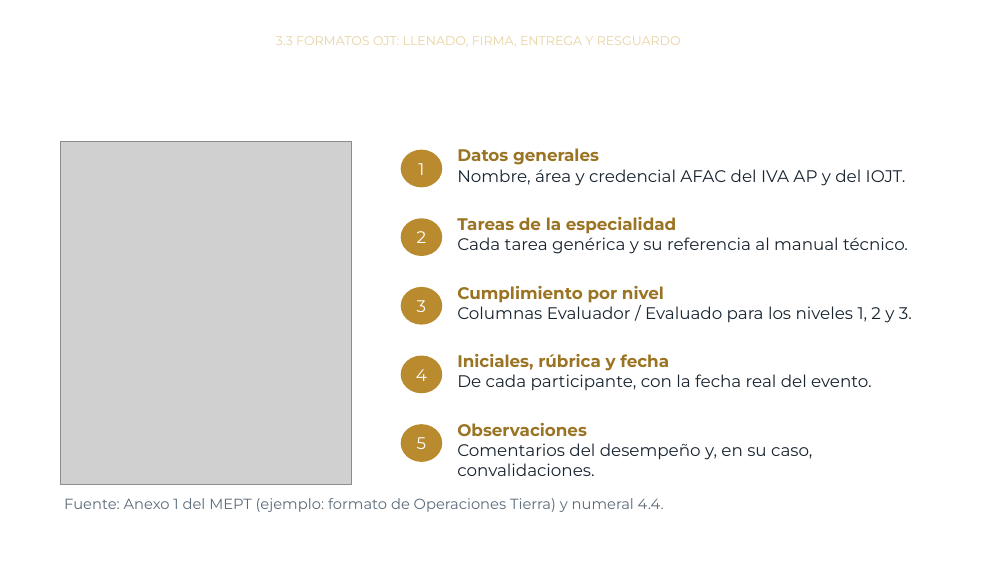
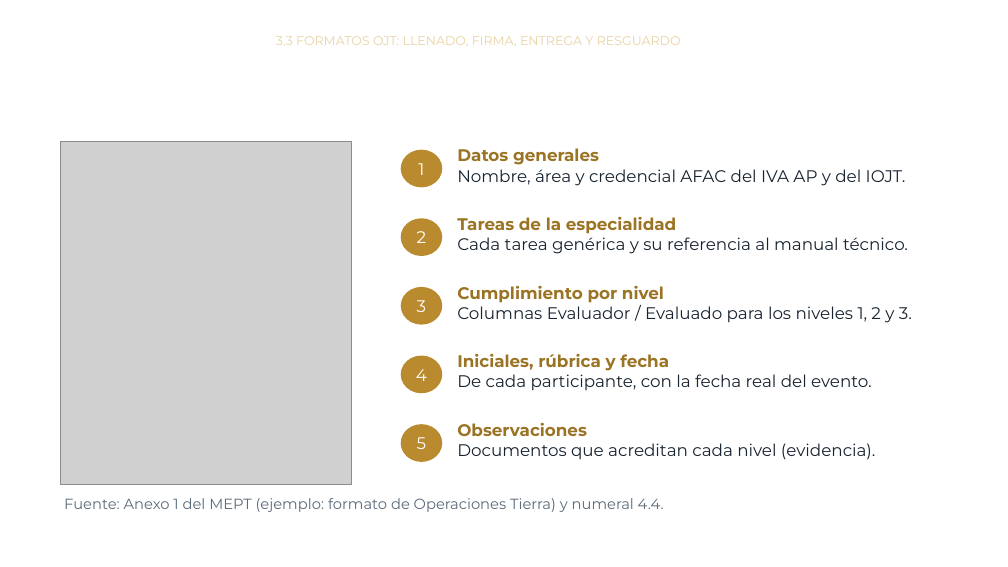
Before and after one commit to jmfigueroah01-creator/Curso-MEPT-OJT, a slide deck: slide 12 of modulo3.pptx (slide 8 before the commit). Drawn at 1008x567 pixels with LibreOffice and Linux fonts; fonts in the diff are those of the drawing; grey boxes stand for pictures; background and template pictures are left out. Boxes give left, top, right and bottom in pixels: in the first picture for what was removed or moved away, otherwise in the second. Text is boxed around its words. In the diff, an @@ line names an element or a change of style, - is before the commit and + after.

```diff
--- a/modulo3.pptx
+++ b/modulo3.pptx
@@ text at [457,443,876,460]: text changed @@
-Comentarios del desempeño y, en su caso, convalidaciones.
+Documentos que acreditan cada nivel (evidencia).
```
Also in this commit, not shown: 12 other slides changed, 11 slides added, 10 slides removed, 1 other file.
